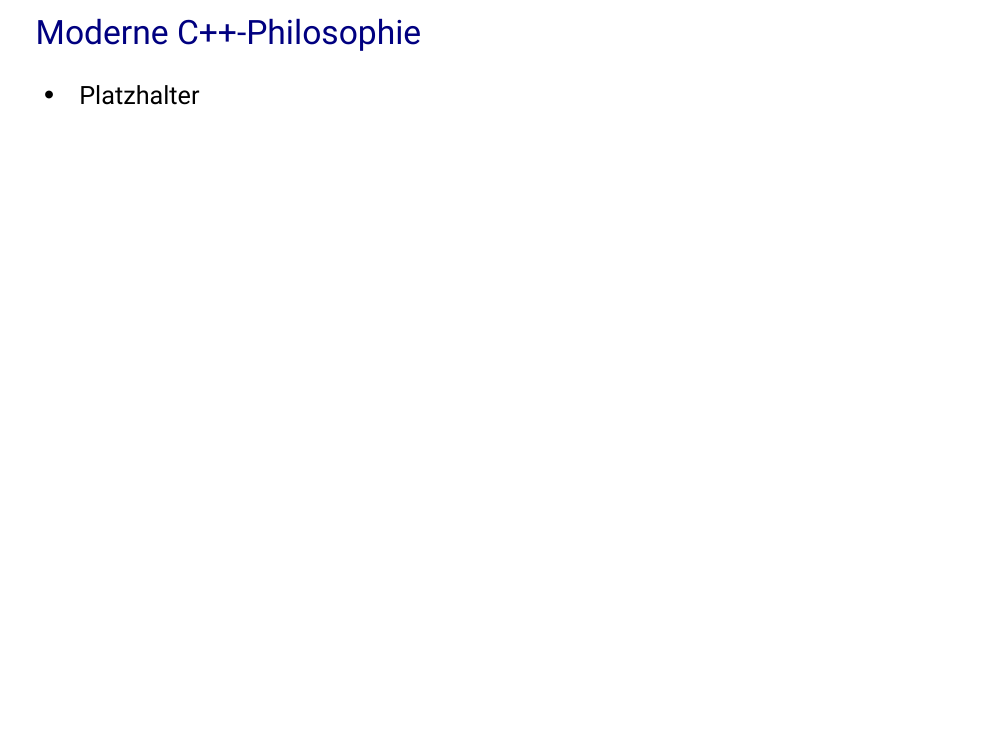
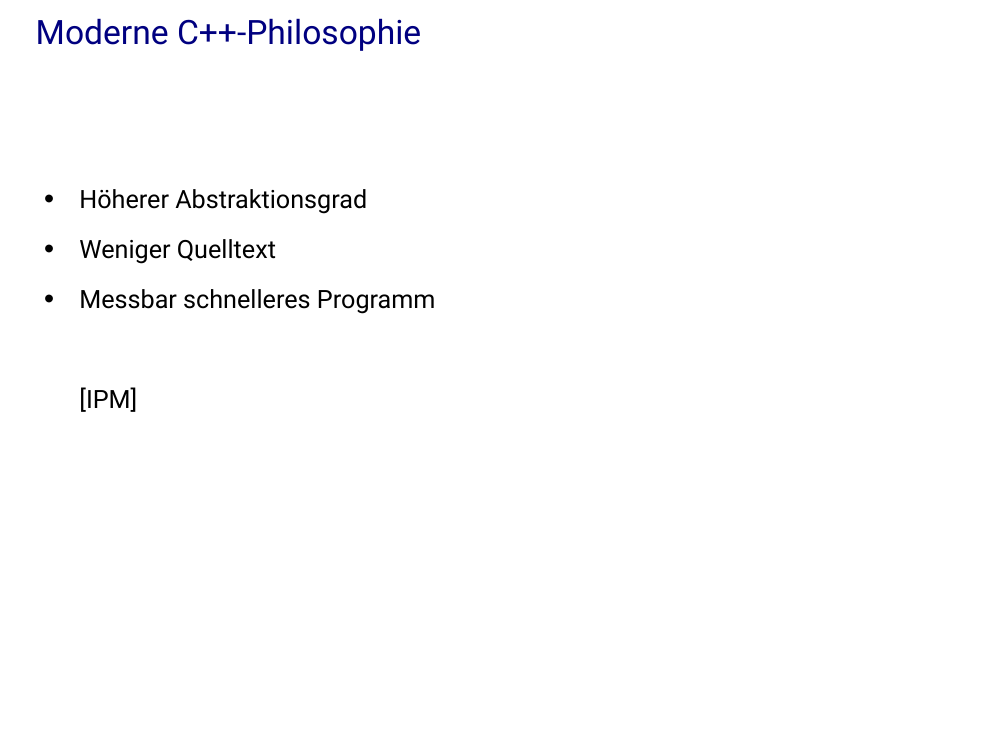
Before and after one commit to j-stephan/hs16, a slide deck: slide 16 of presentation/presentation.odp (slide 3 before the commit). Drawn at 1008x756 pixels with LibreOffice and Linux fonts; fonts in the diff are those of the drawing; background and template pictures are left out. Boxes give left, top, right and bottom in pixels: in the first picture for what was removed or moved away, otherwise in the second. Text is boxed around its words. In the diff, an @@ line names an element or a change of style, - is before the commit and + after.

```diff
--- a/presentation/presentation.odp
+++ b/presentation/presentation.odp
@@ text "Höherer Abstraktionsgrad" at (x1=79, y1=189, x2=436, y2=412): vertical alignment top to middle @@
@@ text at (x1=79, y1=189, x2=436, y2=412): text changed @@
-• Platzhalter
+• Höherer Abstraktionsgrad
+• Weniger Quelltext
+• Messbar schnelleres Programm
+[IPM]
```
Also in this commit, not shown: 8 other slides changed, 21 slides added, 4 slides removed, 1 other file.
